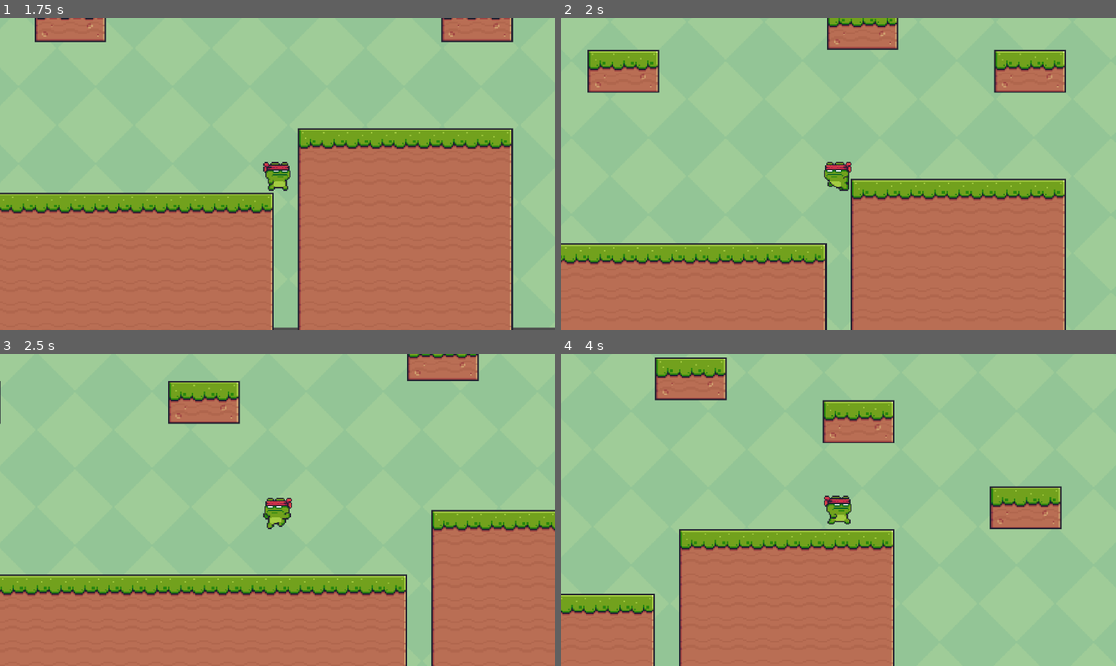
Above: before the commit, frames 1-4 (two rows, left to right).
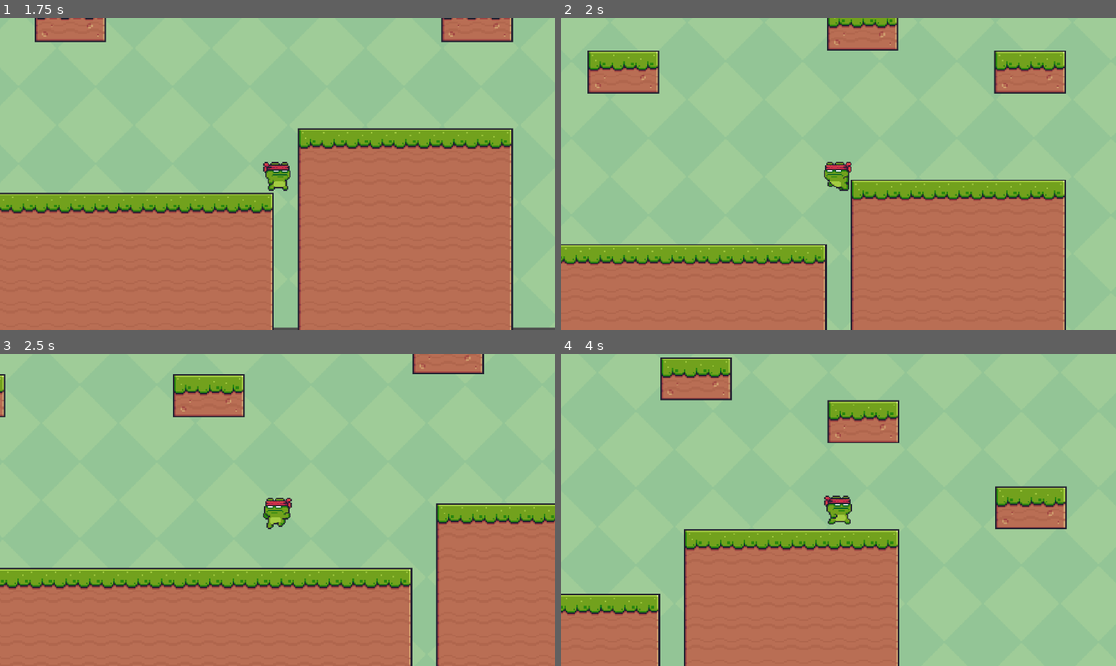
Above: after the commit, the same moments.

Repository: Yncy0/pixel-adventure-godot
Game: Godot game, scene res://main.tscn
The game is run twice, just before and just after one commit, with the same random seed, the same clock (stepped at 60 frames per second) and the same inputs.
Inputs:
- Up to frame 1 (1.75 s): hold D (right) from 0.53 s (still down); tap Space (jump) at 0.6, 0.77, 1.07, 1.35, 1.52 s
- Up to frame 2 (2 s): keep holding D (right); tap Space (jump) at 1.82 s
- Up to frame 3 (2.5 s): release D (right) at 2.03 s; hold A (left) from 2.03 s (still down); tap Space (jump) at 2.1 s
- Up to frame 4 (4 s): release A (left) at 2.78 s; hold D (right) from 2.78 s (still down); tap Space (jump) at 2.85, 3.02, 3.32, 3.6, 3.77 s

Frame 1 is identical in both runs. In frame 2, 2.9% of the frame differs, in the area x 0-91%, y 0-97%; in frame 3, 10%, in the area x 0-100%, y 0-100%; in frame 4, 4.5%.

Commit message:
refactor: wall jump -> wall slide

Diff:
--- a/character/_player/script/player.gd
+++ b/character/_player/script/player.gd
@@ -31,7 +31,7 @@
 
 func jump():
 	if Input.is_action_just_pressed("jump"):
-		if (is_on_floor() || jump_coyote) or (jump_available < MAX_JUMPS):
+		if (is_on_floor() || jump_coyote) or (jump_available < MAX_JUMPS) or (is_on_wall()):
 			velocity.y = JUMP_VELOCITY
 			if jump_coyote:
 				jump_coyote = false
@@ -40,6 +40,11 @@
 			if !jump_buffered:
 				jump_buffered = true
 				buffer_timer.start()
+
+func wall_slide(delta: float) -> void:
+	if is_on_wall() and !is_on_floor():
+		velocity.y += WALL_FRICTION * delta
+		velocity.y = min(velocity.y, WALL_FRICTION)
 
 # Actions when character flip
 func player_flip() -> void:
@@ -52,10 +57,6 @@
 	# Add the gravity.
 	if not is_on_floor():
 		velocity += get_gravity() * delta
-
-	if is_on_wall() and !is_on_floor():
-		velocity.y += WALL_FRICTION * delta
-		velocity.y = min(velocity.y, WALL_FRICTION)
 
 	var was_on_floor = is_on_floor()
 
--- a/character/_player/script/states/fall/fall.gd
+++ b/character/_player/script/states/fall/fall.gd
@@ -11,11 +11,9 @@
 	if Input.is_action_just_pressed("jump"):
 		if player.jump_available < player.MAX_JUMPS:
 			change_state.emit("PlayerJump")
-		if player.is_on_wall():
-			change_state.emit("PlayerWallJump")
 
 	if player.is_on_floor():
 		change_state.emit("PlayerIdle")
 
 	if player.is_on_wall():
-		player.sprite.play("wall")
+		change_state.emit("PlayerWallSlide")
--- a/character/_player/script/states/jump/jump.gd
+++ b/character/_player/script/states/jump/jump.gd
@@ -16,5 +16,5 @@
 		if player.jump_available <= player.MAX_JUMPS:
 			change_state.emit("PlayerFall")
 
-	if player.is_on_wall() and Input.is_action_just_pressed("jump"):
-			change_state.emit("PlayerWallJump")
+	if player.is_on_wall():
+			change_state.emit("PlayerWallSlide")
--- a/character/_player/script/states/jump/wall_jump.gd
+++ /dev/null
@@ -1,18 +0,0 @@
-class_name PlayerWallJump extends PlayerState
-
-func enter() -> void:
-	player.velocity.y = player.JUMP_VELOCITY
-	player.sprite.play("double_jump")
-
-func update_process(_delta: float) -> void:
-	player.move()
-
-	if player.is_on_wall() and player.velocity.y > 0:
-		change_state.emit("PlayerFall")
-
-	if !player.is_on_wall():
-		change_state.emit("PlayerFall")
-
-	# for safety purposes
-	if player.is_on_floor():
-		change_state.emit("PlayerIdle")
--- /dev/null
+++ b/character/_player/script/states/wall/wall_slide.gd
@@ -0,0 +1,18 @@
+class_name PlayerWallSlide extends PlayerState
+
+func enter() -> void:
+	player.sprite.play("wall")
+
+func update_process(delta: float) -> void:
+	player.wall_slide(delta)
+	player.move()
+
+	if Input.is_action_just_pressed("jump"):
+		change_state.emit("PlayerJump")
+
+	if !player.is_on_wall():
+		change_state.emit("PlayerFall")
+
+	# for safety purposes
+	if player.is_on_floor():
+		change_state.emit("PlayerIdle")
--- a/character/froggy/scene/froggy.tscn
+++ b/character/froggy/scene/froggy.tscn
@@ -12,7 +12,7 @@
 [ext_resource type="Script" uid="uid://rnvaiksy3o6a" path="res://character/_player/script/states/move/move.gd" id="8_c6xgn"]
 [ext_resource type="Script" uid="uid://b586jjb6d2v7o" path="res://character/_player/script/states/jump/jump.gd" id="9_c6xgn"]
 [ext_resource type="Script" uid="uid://dos5r1j8a7vnw" path="res://character/_player/script/states/fall/fall.gd" id="10_tyn13"]
-[ext_resource type="Script" uid="uid://bgd6c22r8v0uh" path="res://character/_player/script/states/jump/wall_jump.gd" id="13_pah6a"]
+[ext_resource type="Script" uid="uid://bgd6c22r8v0uh" path="res://character/_player/script/states/wall/wall_slide.gd" id="13_pah6a"]
 
 [sub_resource type="AtlasTexture" id="AtlasTexture_8t8fs"]
 atlas = ExtResource("2_8io72")
@@ -340,7 +340,7 @@
 script = ExtResource("10_tyn13")
 metadata/_custom_type_script = "uid://dos5r1j8a7vnw"
 
-[node name="PlayerWallJump" type="Node" parent="StateMachine"]
+[node name="PlayerWallSlide" type="Node" parent="StateMachine"]
 script = ExtResource("13_pah6a")
 metadata/_custom_type_script = "uid://bgd6c22r8v0uh"
 
Renamed: character/_player/script/states/jump/wall_jump.gd.uid -> character/_player/script/states/wall/wall_slide.gd.uid
